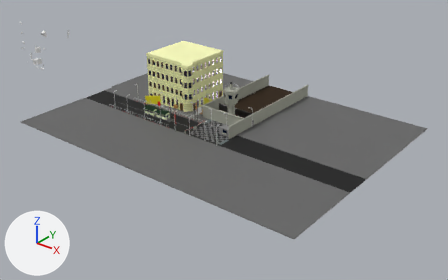
Renders of the Blender file Blender/cpc.blend from each side of a commit.
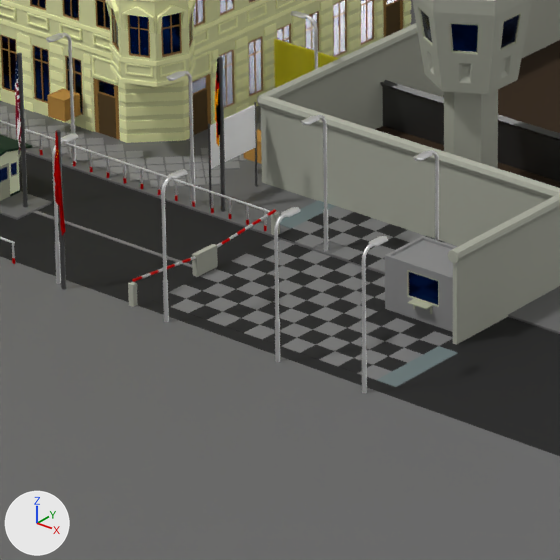
Each version is shown whole from a 50 mm lens placed at (121.0, -130.8, 80.9), pointed at (13.9, 3.1, -2.1), then close up on the part from 37% to 54% of the width and 33% to 60% of the height. The axes (+X, +Y, +Z) are drawn at lower left. The lights are the same throughout. The older version's two pictures come first.
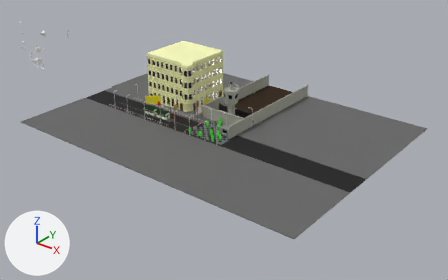
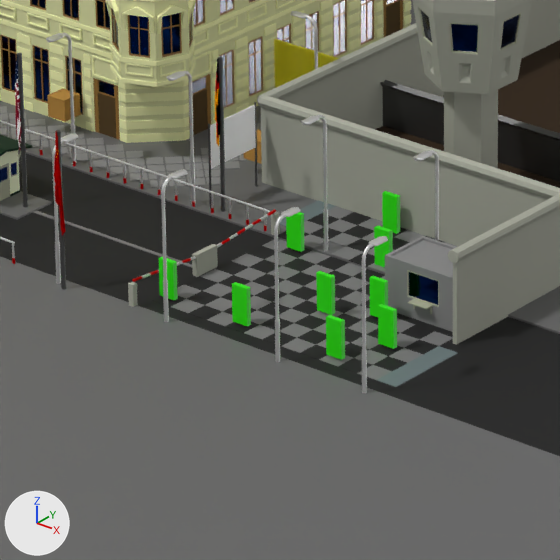
Edits to the bpy script that builds the scene:
```text
Add mat_material_032:
    mat_material_032 = principled_material('Material.032')
    mat_material_032.base_color = (0.0228, 0.8, 0.0)  # green #2ae700
Add me_plane_198:
    me_plane_198.from_pydata(...)  # a box spanning x -1.0..1.0, y 0.0..2.0, z 0.0..0.22
    me_plane_198.materials.append(mat_material_032)  # green #2ae700
Add ob_enemy1__009:
    ob_enemy1__009 = bpy.data.objects.new('enemy1_.009', me_plane_198)
    ob_enemy1__009.location = (15.59, -0.9, 0.19)
    ob_enemy1__009.rotation_euler = (1.571, 0.0, 0.0)  # degrees (90, 0, 0)
    ob_enemy1__009.scale = (0.4, 0.85, 1.0)
Add ob_enemy1__008:
    ob_enemy1__008 = bpy.data.objects.new('enemy1_.008', me_plane_198.copy())
    ob_enemy1__008.location = (10.59, 5.0, 0.19)
    ob_enemy1__008.rotation_euler = (1.571, 0.0, 0.0)  # degrees (90, 0, 0)
    ob_enemy1__008.scale = (0.4, 0.85, 1.0)
Add ob_enemy1__007:
    ob_enemy1__007 = bpy.data.objects.new('enemy1_.007', me_plane_198.copy())
    ob_enemy1__007.location = (11.59, 0.0, 0.19)
    ob_enemy1__007.rotation_euler = (1.571, 0.0, 0.0)  # degrees (90, 0, 0)
    ob_enemy1__007.scale = (0.4, 0.85, 1.0)
Add ob_enemy1__006:
    ob_enemy1__006 = bpy.data.objects.new('enemy1_.006', me_plane_198.copy())
    ob_enemy1__006.location = (5.59, -3.0, 0.19)
    ob_enemy1__006.rotation_euler = (1.571, 0.0, 0.0)  # degrees (90, 0, 0)
    ob_enemy1__006.scale = (0.4, 0.85, 1.0)
Add ob_enemy1__005:
    ob_enemy1__005 = bpy.data.objects.new('enemy1_.005', me_plane_198.copy())
    ob_enemy1__005.location = (6.59, 4.0, 0.19)
    ob_enemy1__005.rotation_euler = (1.571, 0.0, 0.0)  # degrees (90, 0, 0)
    ob_enemy1__005.scale = (0.4, 0.85, 1.0)
Add ob_enemy1__004:
    ob_enemy1__004 = bpy.data.objects.new('enemy1_.004', me_plane_198.copy())
    ob_enemy1__004.location = (14.59, -3.0, 0.19)
    ob_enemy1__004.rotation_euler = (1.571, 0.0, 0.0)  # degrees (90, 0, 0)
    ob_enemy1__004.scale = (0.4, 0.85, 1.0)
Add ob_enemy1__003:
    ob_enemy1__003 = bpy.data.objects.new('enemy1_.003', me_plane_198.copy())
    ob_enemy1__003.location = (13.59, 1.0, 0.19)
    ob_enemy1__003.rotation_euler = (1.571, 0.0, 0.0)  # degrees (90, 0, 0)
    ob_enemy1__003.scale = (0.4, 0.85, 1.0)
Add ob_enemy1__002:
    ob_enemy1__002 = bpy.data.objects.new('enemy1_.002', me_plane_198.copy())
    ob_enemy1__002.location = (9.59, -3.0, 0.19)
    ob_enemy1__002.rotation_euler = (1.571, 0.0, 0.0)  # degrees (90, 0, 0)
    ob_enemy1__002.scale = (0.4, 0.85, 1.0)
Add ob_enemy1__001:
    ob_enemy1__001 = bpy.data.objects.new('enemy1_.001', me_plane_198.copy())
    ob_enemy1__001.location = (8.59, 8.0, 0.19)
    ob_enemy1__001.rotation_euler = (1.571, 0.0, 0.0)  # degrees (90, 0, 0)
    ob_enemy1__001.scale = (0.4, 0.85, 1.0)
```

Boxes [x1, y1, x2, y2] around the edits, measured in the close-ups (560 x 560 px):
'enemy1_.004', added (green): after [326, 315, 345, 360]
'enemy1_.009', added (green): after [378, 304, 397, 349]
'enemy1_.002', added (green): after [232, 282, 251, 326]
'enemy1_.007', added (green): after [316, 271, 335, 315]
'enemy1_.001', added (green): after [382, 191, 400, 234]
'enemy1_.005', added (green): after [286, 212, 304, 252]
'enemy1_.003', added (green): after [370, 276, 388, 317]
'enemy1_.006', added (green): after [159, 257, 178, 300]
'enemy1_.008', added (green): after [374, 226, 393, 267]
